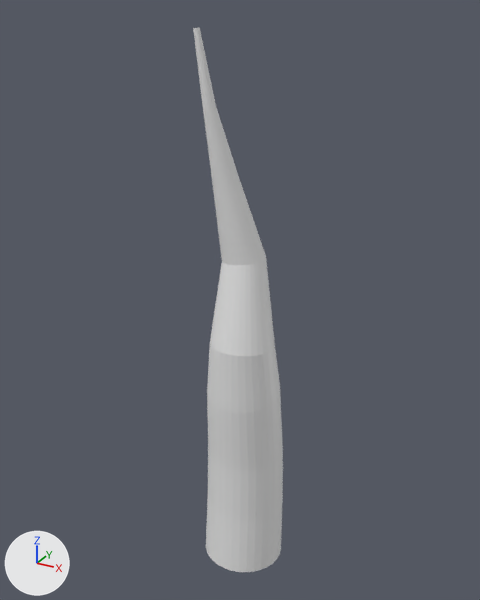
The Blender file Env_Tree_Normal_A.blend, before and after one commit.
The view is the same before and after, from a 50 mm lens placed at (7.48, -13.94, 15.79), pointed at (-0.11, -0.13, 8.89). The lights are fixed; the arrows at lower left show +X, +Y and +Z. The older version comes first.
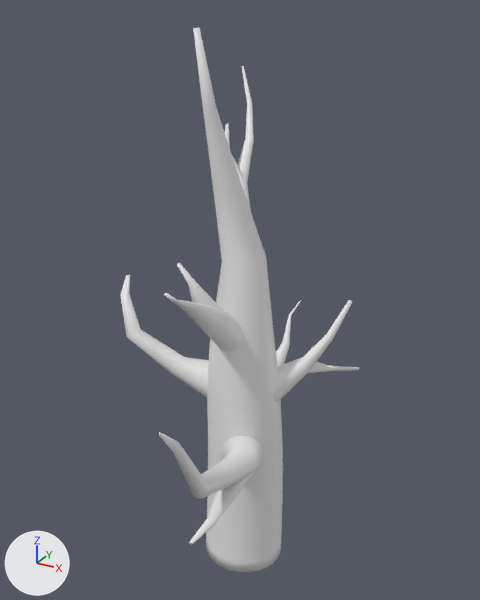
Commit message: Branches added to tree

Boxes [x1, y1, x2, y2] around the edits, measured in the pictures (480 x 600 px):
'Cylinder', reshaped (164% wider)
    before: [193, 27, 283, 572]
    after: [120, 27, 359, 572]
part 1 of me_cylinder, added
    after: [159, 432, 262, 545]
part 2 of me_cylinder, added
    after: [164, 263, 243, 352]
part 3 of me_cylinder, added
    after: [225, 66, 254, 211]
part 4 of me_cylinder, added
    after: [273, 300, 359, 402]
part 5 of me_cylinder, added
    after: [276, 300, 301, 366]
part 6 of me_cylinder, added
    after: [120, 275, 209, 397]
part 7 of me_cylinder, built on
    both: [206, 498, 283, 572]
part 8 of me_cylinder, shading changed
    both: [193, 27, 281, 516]

What changed in the scene script:
```text
Change me_cylinder:
    used by ob_cylinder; location = (0.0, 0.0, 3.98)
    remove me_cylinder.from_pydata(...)  # 288 vertices, 258 faces; spans x -1.15..1.15, y -1.15..1.15, z -11.24..3.61
    add me_cylinder.from_pydata(...)  # 1536 vertices, 1324 faces; spans x -3.61..2.57, y -5.12..4.02, z -11.24..3.61
    me_cylinder part 1: a new loose piece of 256 vertices spanning x -0.69..1.48, y -5.12..0.08, z -8.11..-4.1
    me_cylinder part 2: a new loose piece of 224 vertices spanning x -0.76..0.5, y -3.68..0.33, z -4.55..-0.68
    me_cylinder part 3: a new loose piece of 224 vertices spanning x -1.13..0.3, y -0.29..3.77, z -1.67..2.44
    me_cylinder part 4: a new loose piece of 192 vertices spanning x 0.23..2.57, y -0.48..2.02, z -6.18..-3.02
    me_cylinder part 5: a new loose piece of 160 vertices spanning x -0.45..0.24, y 0.38..4.02, z -7.0..-4.49
    me_cylinder part 6: a new loose piece of 160 vertices spanning x -3.61..-0.18, y -1.21..0.62, z -6.24..-2.74
    me_cylinder part 7
    32 faces are deleted
    32 vertices are added at x -1.15..1.15, y -1.15..1.15, z -10.9
    64 new faces join them
    me_cylinder part 8: 226 kept faces spanning x -1.15..1.15, y -1.15..1.15, z -11.24..3.61 are now shaded smooth
```
